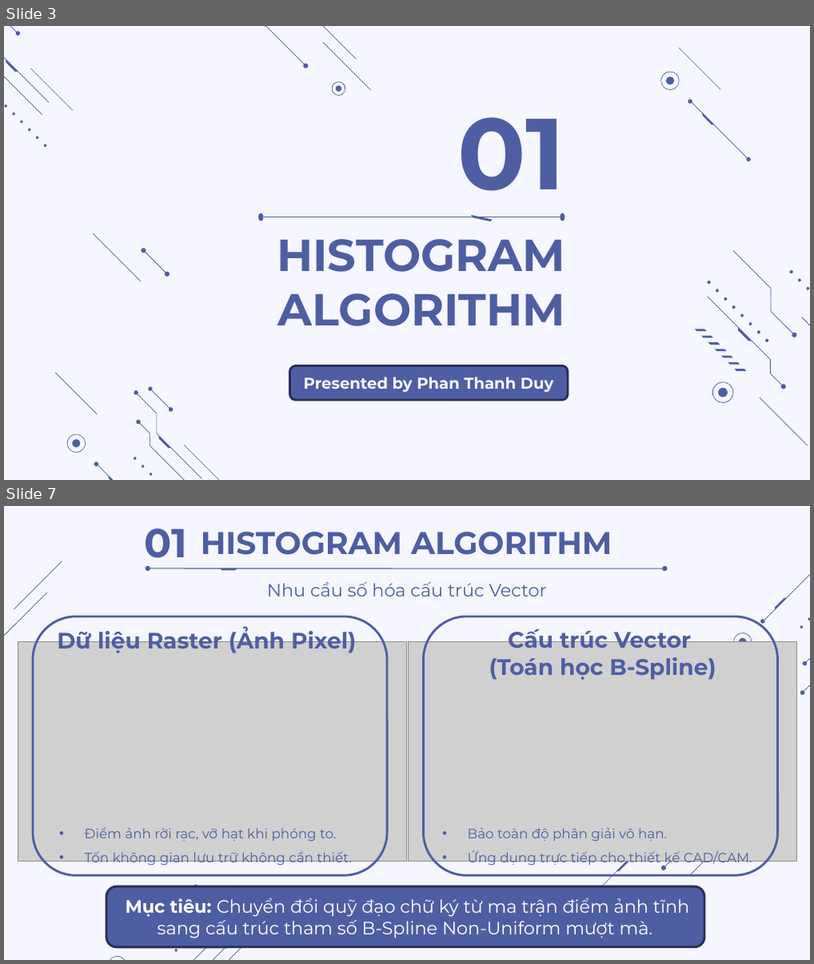
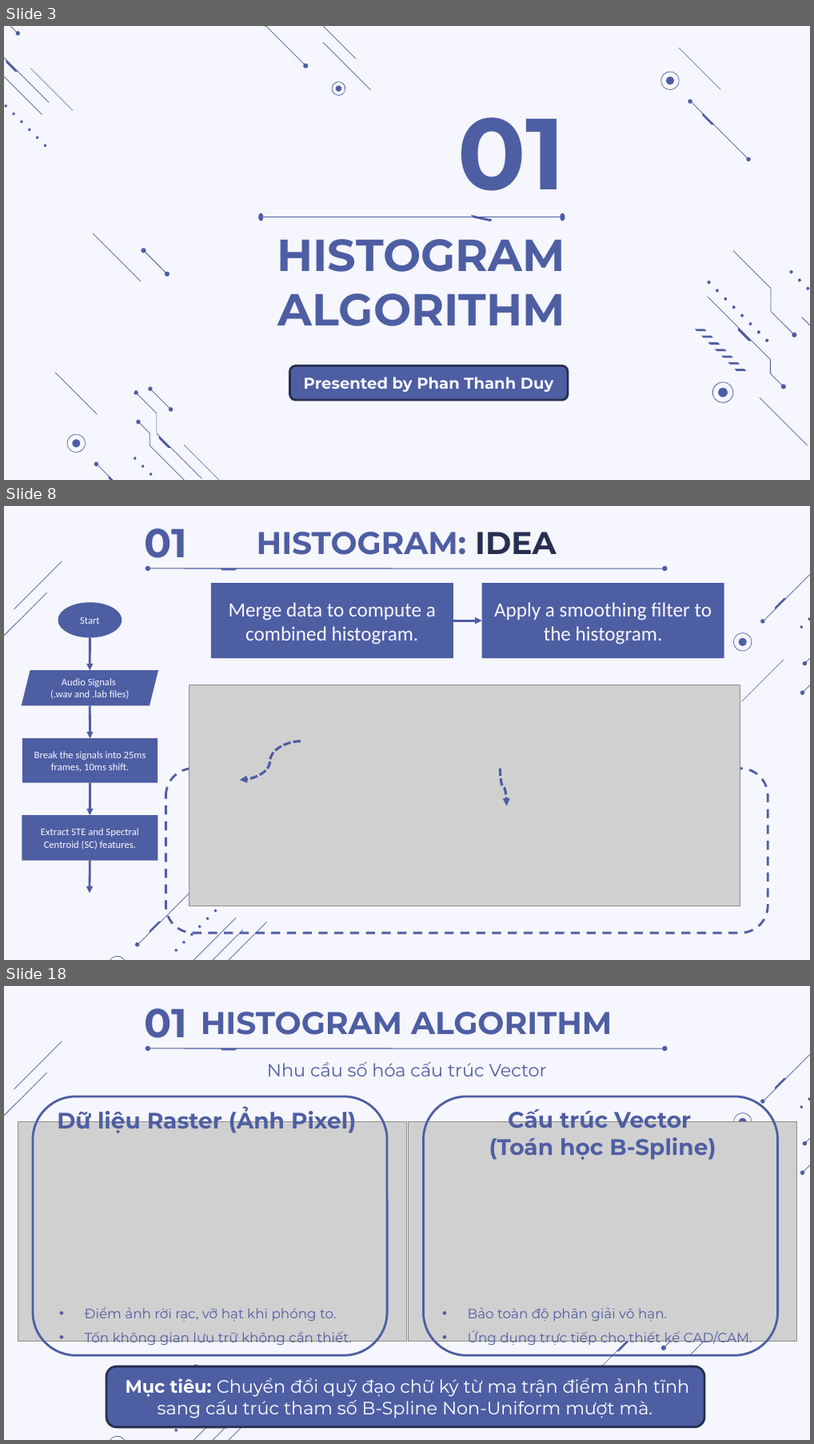
Before and after one commit to thdyqt/XLTHS, a slide deck: Slide.pptx. Shown one above the other, each under a label of ours: slides 3 and 7 before the commit, slides 3, 8 and 18 after it; the slides between them are not shown. The pictures are 814x964 and 814x1444 pixels, drawn with LibreOffice and Linux fonts; fonts in the diff are those of the drawing; grey boxes stand for pictures. Boxes give left, top, right and bottom in pixels: in the first picture for what was removed or moved away, otherwise in the second. Text is boxed around its words. In the diff, an @@ line names an element or a change of style, - is before the commit and + after.

```diff
--- a/Slide.pptx
+++ b/Slide.pptx
@@ slide 8 added at [4,506,810,960], background #F6F6FF; not listed: 20 template elements that a slide beside it also shows @@
@@ text added at [144,528,187,567], 36 pt, text #4E5EA3, bold @@
+01
@@ title added at [257,532,556,555], 28 pt, text #4E5EA3, bold @@
+HISTOGRAM: IDEA
@@ group added at [145,560,668,577]: 2 ellipses, 1 freeform shape, 1 line @@
@@ rectangle added at [211,583,454,658], fill #4E5EA3, 18 pt, text #F6F6FF @@
+Merge data to compute a combined histogram.
@@ rectangle added at [482,583,725,658], fill #4E5EA3, 18 pt, text #F6F6FF @@
+Apply a smoothing filter to the histogram.
@@ ellipse added at [58,602,122,637], fill #4E5EA3, 9 pt, text #F6F6FF @@
+Start
@@ arrow added from (453, 620) to (482, 620), #4E5EA3 2 pt @@
@@ arrow added from (90, 637) to (90, 671), #4E5EA3 2 pt @@
@@ parallelogram added at [21,671,158,706], fill #4E5EA3, 9 pt, text #F6F6FF @@
+Audio Signals
+(.wav and .lab files)
@@ freeform shape added at [742,660,785,701], fill #4E5EA3 @@
@@ picture added at [190,685,741,905] @@
@@ arrow added from (90, 705) to (90, 738), #4E5EA3 2 pt @@
@@ rectangle added at [22,738,158,783], fill #4E5EA3, 9 pt, text #F6F6FF @@
+Break the signals into 25ms frames, 10ms shift.
@@ curved arrow added from (301, 740) to (239, 780), #4E5EA3 2.25 pt dashed @@
@@ rounded rectangle added at [166,768,769,932], outline #4E5EA3 2 pt dashed @@
@@ curved arrow added from (500, 768) to (507, 806), #4E5EA3 2.25 pt dashed @@
@@ arrow added from (90, 783) to (90, 815), #4E5EA3 2 pt @@
@@ rectangle added at [22,815,158,860], fill #4E5EA3, 9 pt, text #F6F6FF @@
+Extract STE and Spectral Centroid (SC) features.
@@ arrow added from (90, 860) to (90, 893), #4E5EA3 2 pt @@
@@ freeform shape added at [182,893,234,943], fill #4E5EA3 @@
@@ freeform shape added at [149,920,162,932], fill #4E5EA3 @@
@@ what was slide 7 is now slide 18 @@
```
Also in this commit, not shown: 3 slides changed, 10 other slides added, 1 slide removed, 4 other files.
